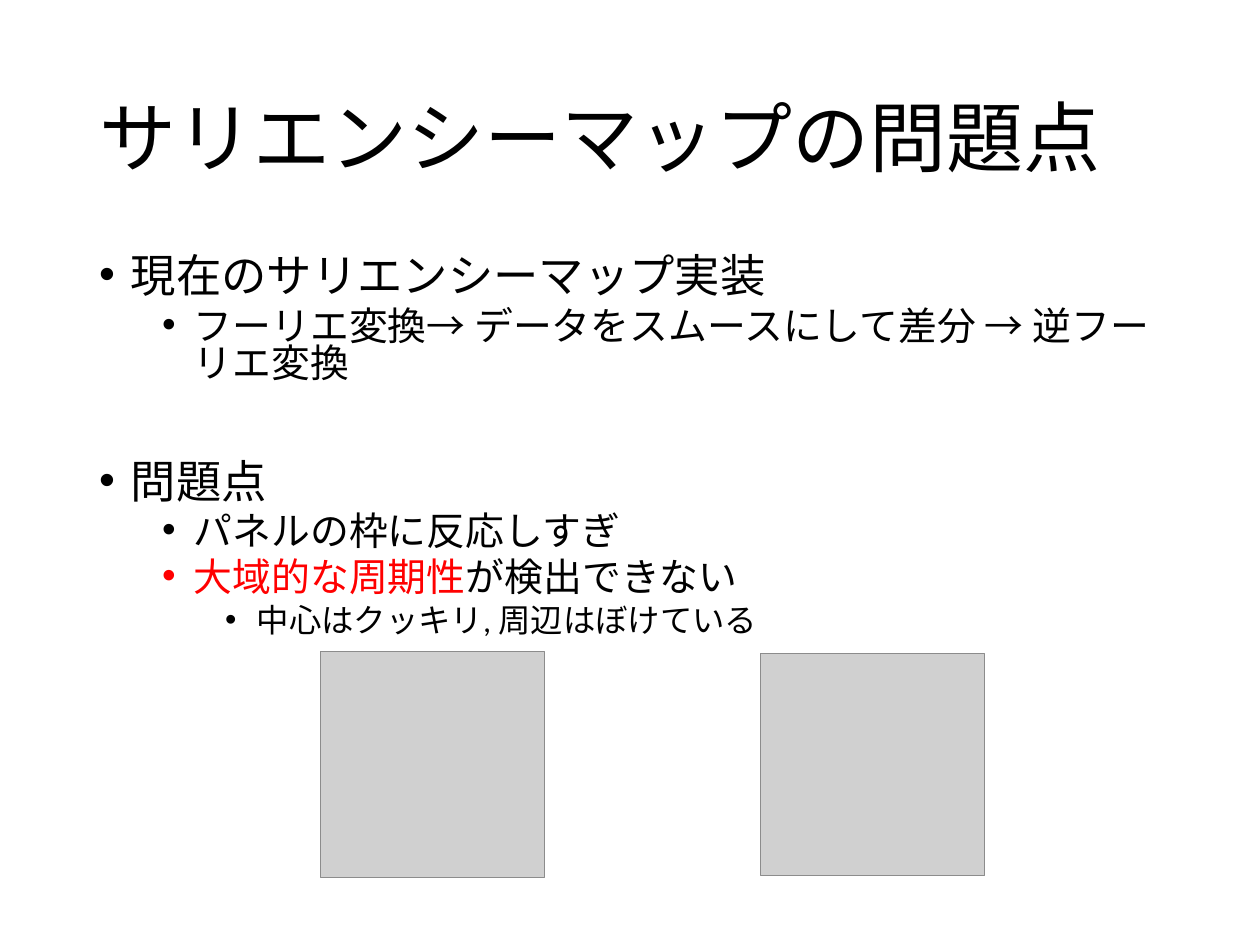
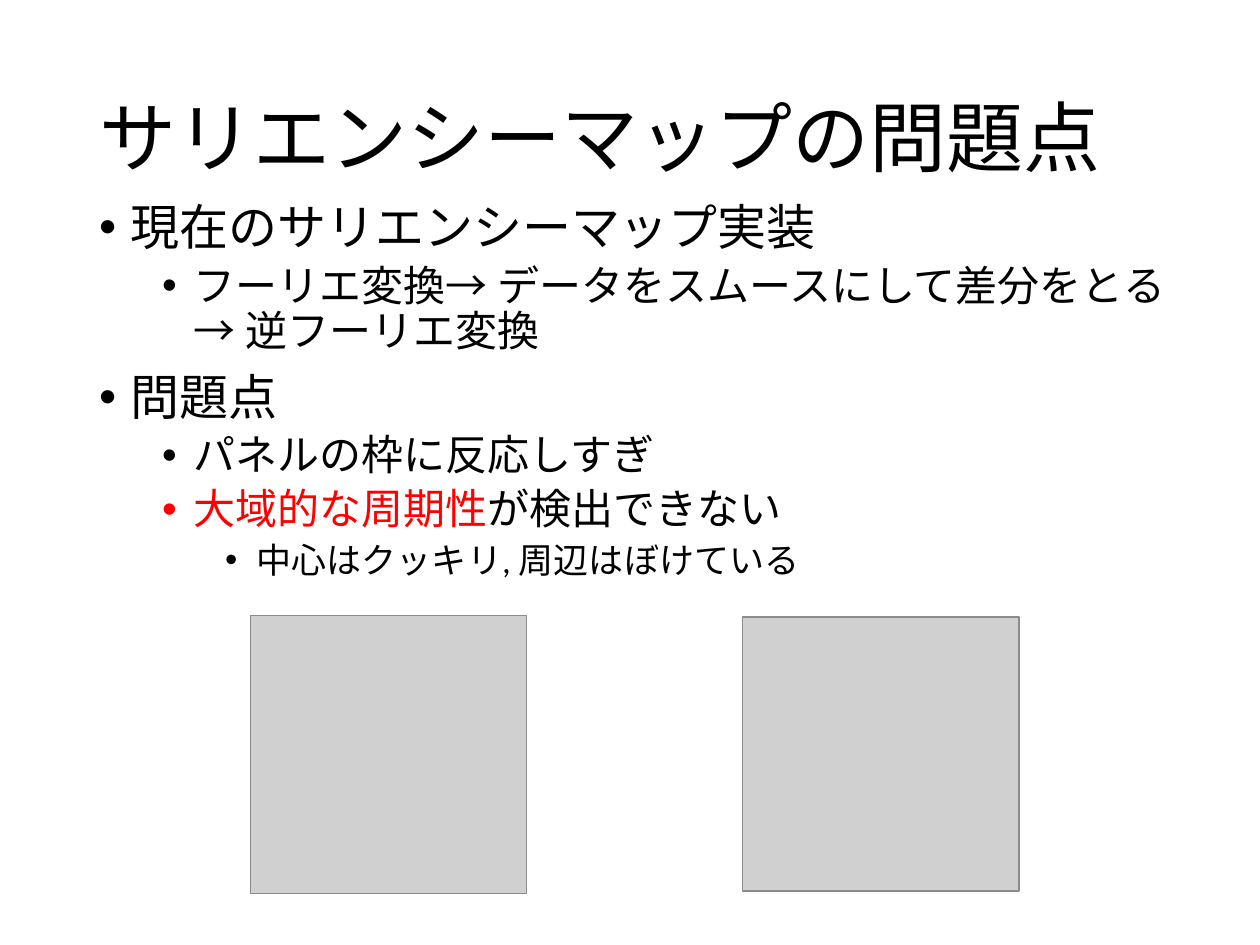
Before and after one commit to miyosuda/oculomotor, a slide deck: slide 12 of doc/20181007_1_wba_hackathon_2018_ota.pptx. Drawn at 1260x945 pixels with LibreOffice and Linux fonts; fonts in the diff are those of the drawing; grey boxes stand for pictures. Boxes give left, top, right and bottom in pixels: in the first picture for what was removed or moved away, otherwise in the second. Text is boxed around its words. In the diff, an @@ line names an element or a change of style, - is before the commit and + after.

Commit message:
updated latest version ppt.

```diff
--- a/doc/20181007_1_wba_hackathon_2018_ota.pptx
+++ b/doc/20181007_1_wba_hackathon_2018_ota.pptx
@@ text "現在のサリエンシーマップ実装": place and size @@
-text "現在のサリエンシーマップ実装" at <box>131,254,1149,636</box>
+text "現在のサリエンシーマップ実装" at <box>131,203,1166,578</box>
@@ text at <box>131,203,816,578</box>: size 25.9 to 28 pt in "現在のサリエンシーマップ実装", "問題点"; size 22.2 to 24 pt in "パネルの枠に反応しすぎ", "大域的な周期性が検出できない"; size 18.5 to 20 pt in "中心はクッキリ, 周辺はぼけている"; line spacing 0.8 to 0.9 @@
@@ text at <box>194,265,1166,350</box>: text changed; size 22.2 to 24 pt @@
-  • フーリエ変換→ データをスムースにして差分 → 逆フーリエ変換
+  • フーリエ変換→ データをスムースにして差分をとる → 逆フーリエ変換
@@ picture: place and size @@
-picture at <box>321,651,546,877</box>
+picture at <box>251,615,527,893</box>
@@ picture: place and size @@
-picture at <box>761,654,985,876</box>
+picture at <box>742,617,1018,892</box>
```
Also in this commit, not shown: 2 other slides changed.
